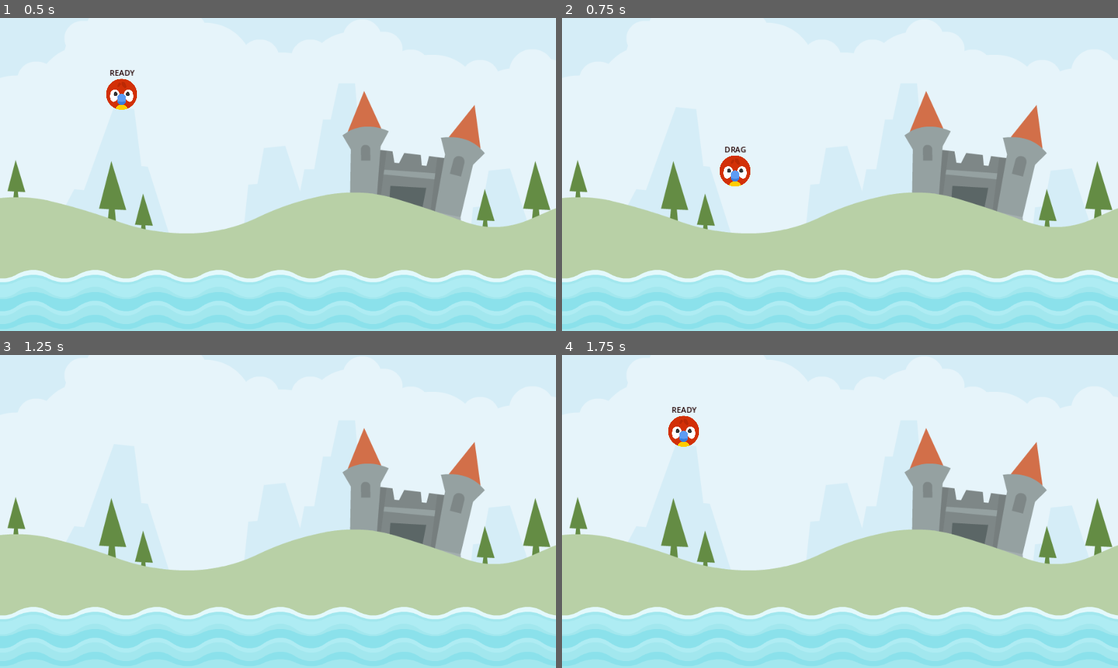
Above: before the commit, frames 1-4 (two rows, left to right).
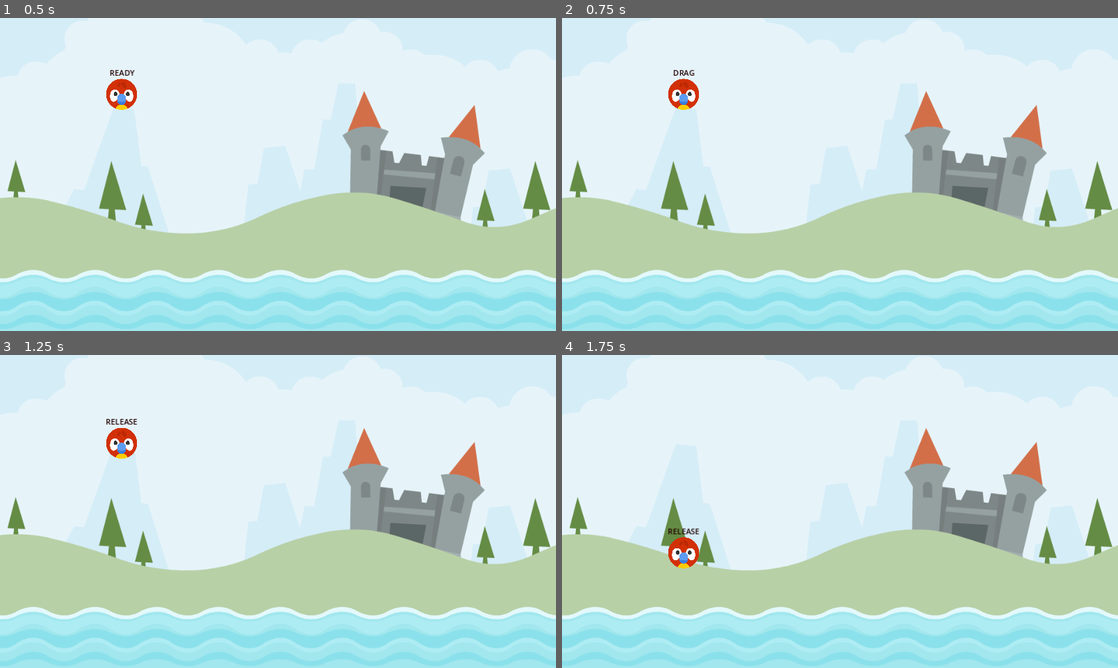
Above: after the commit, the same moments.

Repository: davidzywiec/angry_animals
Game: Godot game, scene res://Scenes/Level/level.tscn
The game is run twice, just before and just after one commit, with the same random seed, the same clock (stepped at 60 frames per second) and the same inputs.
Inputs (mouse positions are in pixels of both pictures, inside the frame that each line leads up to):
- Up to frame 1 (0.5 s): no input
- Up to frame 2 (0.75 s): tap Enter at 0.5 s; drag from (684, 93) to (840, 324) at 0.52 s
- Up to frame 3 (1.25 s): no input
- Up to frame 4 (1.75 s): drag from (728, 527) to (840, 661) at 1.27 s

Frame 1 is identical in both runs. In frame 2, 1.0% of the frame differs, in the area x 19-34%, y 16-54%; in frame 3, 0.5%; in frame 4, 1.0%, in the area x 19-25%, y 16-69%.

Commit message:
Updated restricted area to drag animal

Diff:
--- a/Scenes/Animal/animal.gd
+++ b/Scenes/Animal/animal.gd
@@ -8,11 +8,17 @@
 @onready
 var state_label : Label = $StateLabel
 
+var _start : Vector2
+const DRAG_LIMIT_MIN : Vector2 = Vector2(-60,0)
+const DRAG_LIMIT_MAX : Vector2 = Vector2(0,60)
+var _drag_start : Vector2
+var _drag_vector : Vector2
 
 # Called when the node enters the scene tree for the first time.
 func _ready() -> void:
 	onscreen_notifier.screen_exited.connect(die)
 	self.input_event.connect(process_input_event)
+	_start = position
 
 
 func _physics_process(delta):
@@ -26,12 +32,20 @@
 			update_drag()
 
 
+func get_drag_vector(gmp: Vector2) -> Vector2:
+	_drag_start = gmp
+	_drag_vector.x = clampf(_drag_start.x, DRAG_LIMIT_MIN.x, DRAG_LIMIT_MAX.x)
+	_drag_vector.y = clampf(_drag_start.y, DRAG_LIMIT_MIN.y, DRAG_LIMIT_MAX.y)
+	return _drag_vector
+
 func update_drag() -> void:
 	if detect_release() == true:
 		return
 
 	var gmp = get_global_mouse_position()
-	position = gmp
+	print(get_drag_vector(gmp))
+	#position = _start + _drag_vector
+
 
 
 func detect_release() -> bool:
